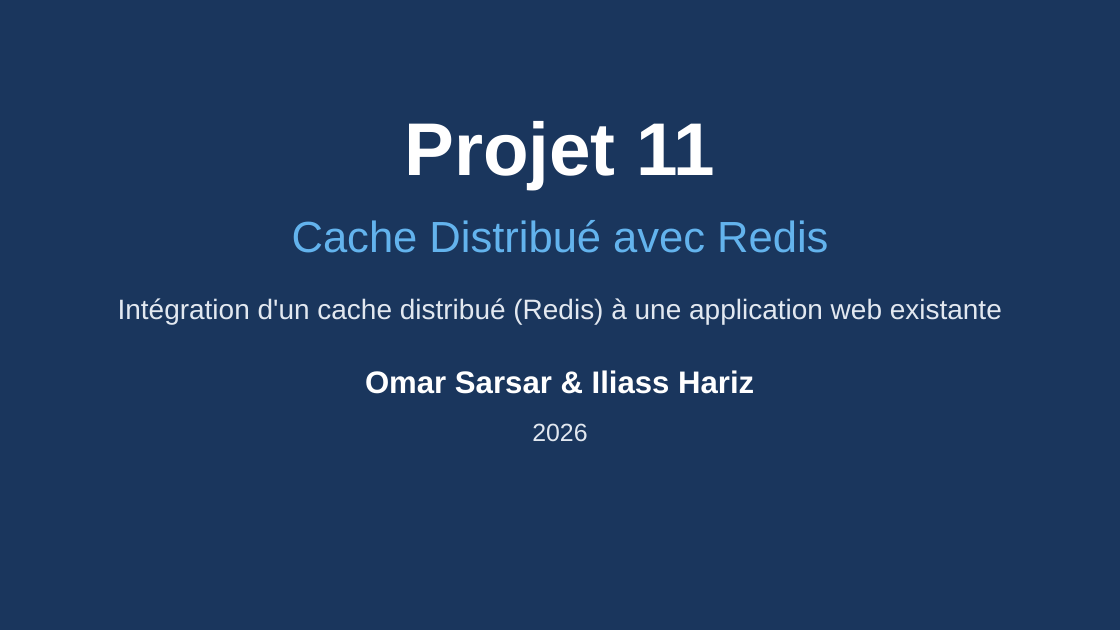
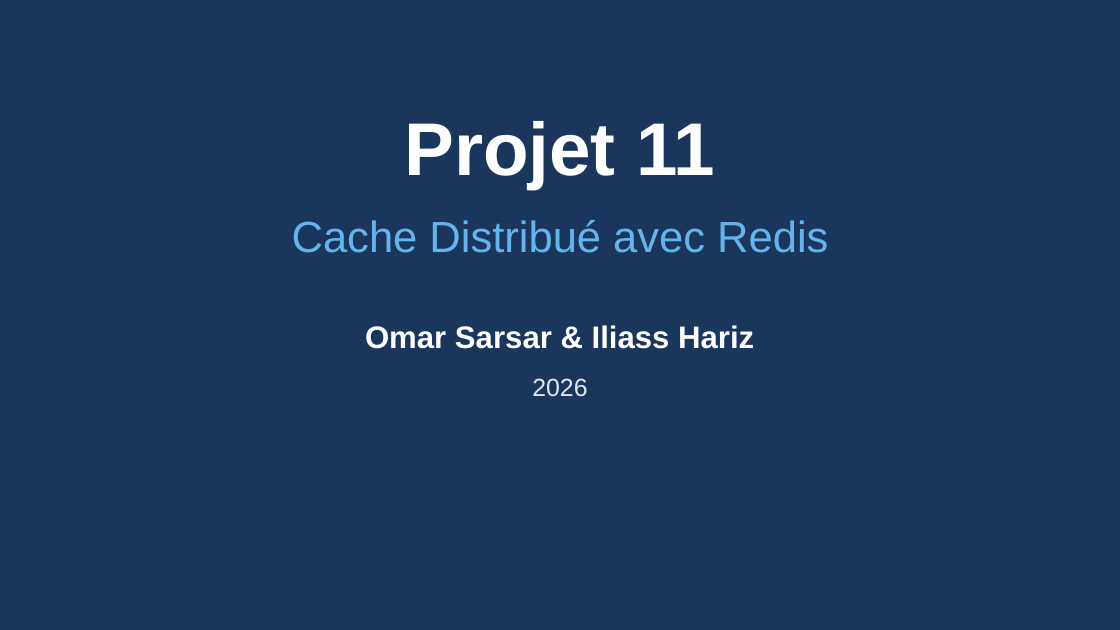
Before and after one commit to Zeinot/marketplace-saas, a slide deck: slide 1 of output/Presentation_Cache_Redis.pptx. Drawn at 1120x630 pixels with LibreOffice and Linux fonts; fonts in the diff are those of the drawing. Boxes give left, top, right and bottom in pixels: in the first picture for what was removed or moved away, otherwise in the second. Text is boxed around its words. In the diff, an @@ line names an element or a change of style, - is before the commit and + after.

```diff
--- a/output/Presentation_Cache_Redis.pptx
+++ b/output/Presentation_Cache_Redis.pptx
@@ text removed at (x1=118, y1=298, x2=1002, y2=324) @@
-Intégration d'un cache distribué (Redis) à une application web existante
@@ text "Omar Sarsar & Iliass Hariz" moved from (x1=365, y1=370, x2=754, y2=394) to (x1=365, y1=325, x2=754, y2=349) @@
@@ text "2026" moved from (x1=532, y1=423, x2=587, y2=442) to (x1=532, y1=378, x2=587, y2=397) @@
```
Also in this commit, not shown: 3 other slides changed, 6 slides added, 6 slides removed, 11 other files.
